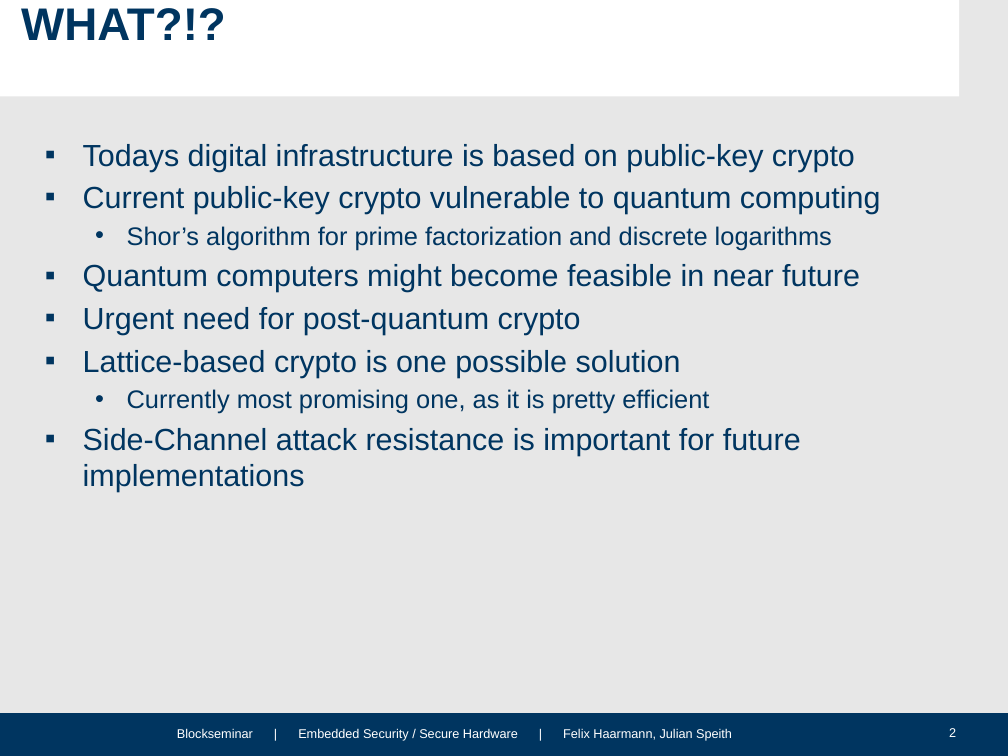
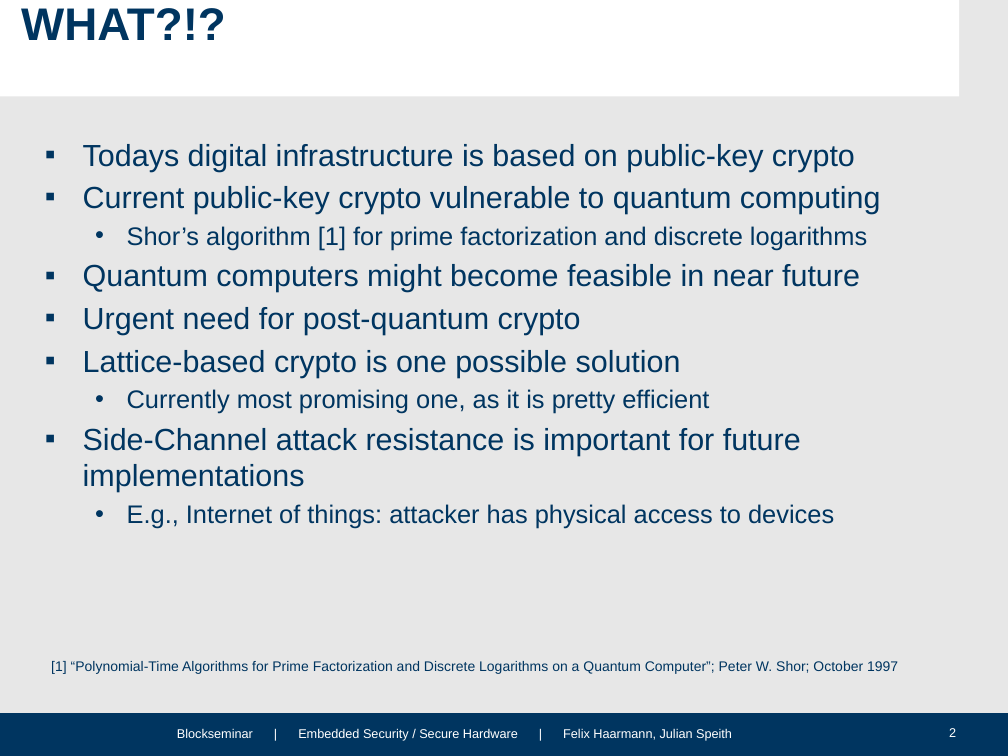
Before and after one commit to HFelixA/emsecseminar, a slide deck: slide 2 of presentation/Julian.pptx. Drawn at 1008x756 pixels with LibreOffice and Linux fonts; fonts in the diff are those of the drawing; background and template pictures are left out. Boxes give left, top, right and bottom in pixels: in the first picture for what was removed or moved away, otherwise in the second. Text is boxed around its words. In the diff, an @@ line names an element or a change of style, - is before the commit and + after.

```diff
--- a/presentation/Julian.pptx
+++ b/presentation/Julian.pptx
@@ text at box(127, 226, 867, 250): text changed @@
-  • Shor’s algorithm for prime factorization and discrete logarithms
+  • Shor’s algorithm [1] for prime factorization and discrete logarithms
@@ text at box(51, 504, 898, 674): paragraphs added @@
+  • E.g., Internet of things: attacker has physical access to devices
+[1] “Polynomial-Time Algorithms for Prime Factorization and Discrete Logarithms on a Quantum Computer”; Peter W. Shor; October 1997
```
Also in this commit, not shown: 5 other slides changed, 1 other file.
